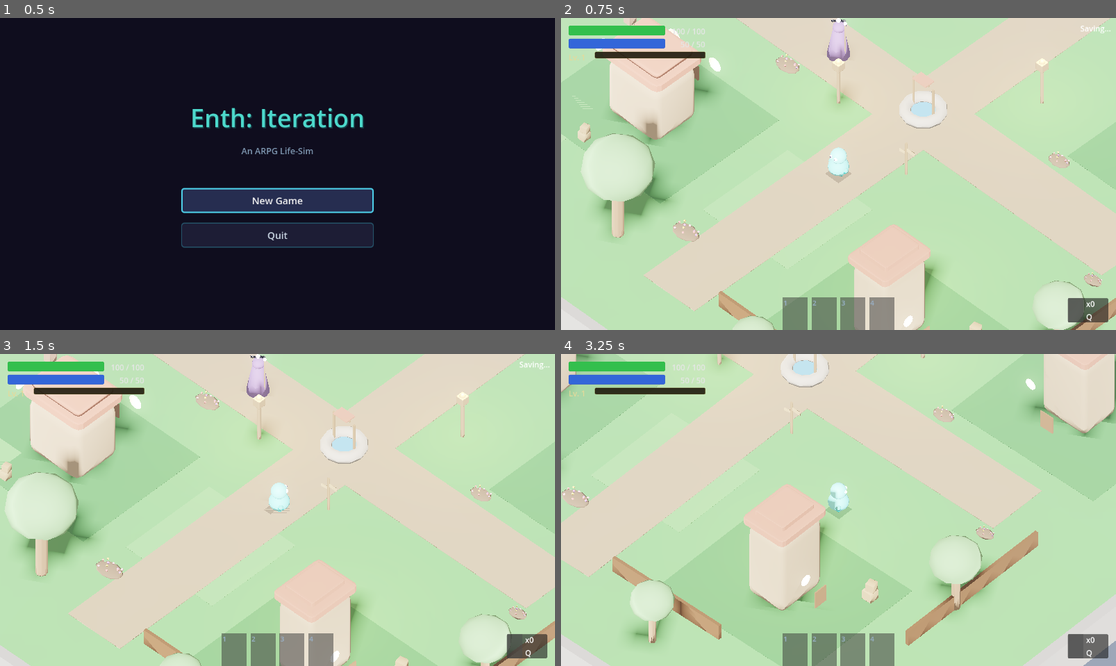
Above: before the commit, frames 1-4 (two rows, left to right).
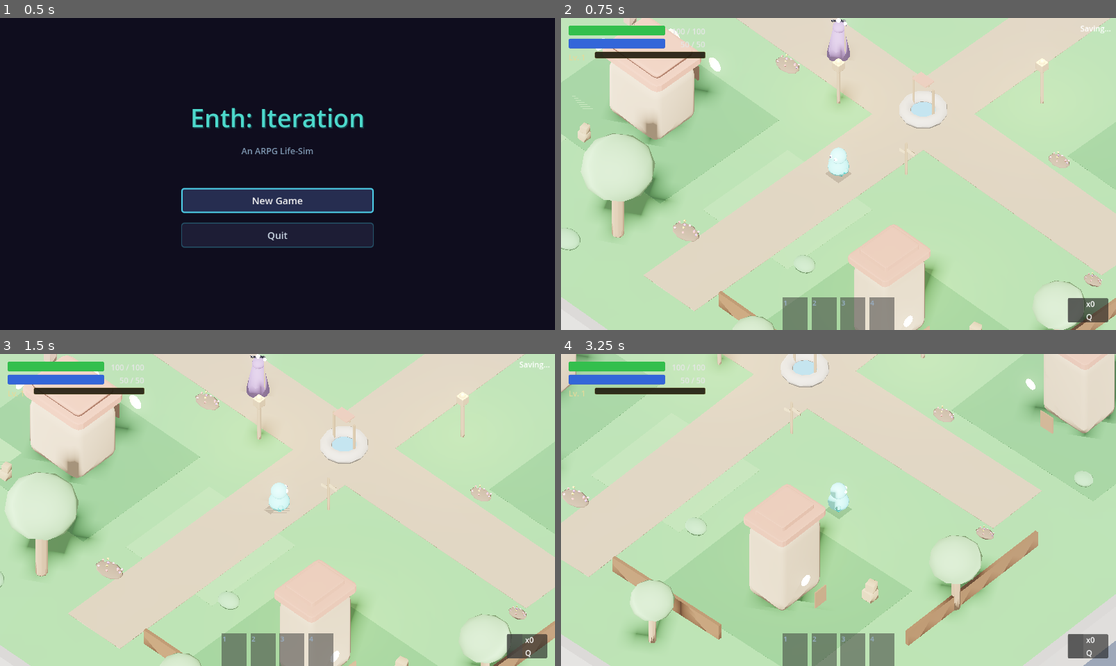
Above: after the commit, the same moments.

Repository: hwashburn1011/enth-iteration
Game: Godot game, scene res://scenes/main/MainMenu.tscn
Same seed, same stepped clock (60 frames per second), same inputs: the game is played once before the commit and once after it.
Inputs (mouse positions are in pixels of both pictures, inside the frame that each line leads up to):
- Up to frame 1 (0.5 s): no input
- Up to frame 2 (0.75 s): click "New Game" at 0.5 s
- Up to frame 3 (1.5 s): tap Enter at 1.25 s; move the mouse to (399, 494) at 1.27 s; hold D (move_right) from 1.28 s (still down); tap 1 (ability_1) at 1.35 s; click (399, 494) at 1.42 s
- Up to frame 4 (3.25 s): move the mouse to (727, 525) at 2.02 s; release D (move_right) at 2.03 s; hold S (move_back) 2.03-2.78 s; tap 2 (ability_2) at 2.1 s; move the mouse to (894, 441) at 2.77 s; hold D (move_right) from 2.78 s (still down); tap 3 (ability_3) at 2.85 s

Frame 1 is identical in both runs. In frame 2, 0.1% of the frame differs, in the area x 0-46%, y 65-82%; in frame 3, less than 0.1%; in frame 4, 0.2%, in the area x 22-96%, y 37-59%.

Commit message:
visual: stats panel, chest containers, bushes, pines, wall pipes
Character stats: sci-fi dark panel with cyan title, color-coded stat
names (processing=cyan, bandwidth=green, memory=purple, integrity=orange).

Containers: loot_chest.glb model loaded in Container._ready() with
subtle glow light. Players can see chests in loot rooms.

New Blender models (4):
- bush.glb: Wide low icosphere shrub
- pine_tree.glb: 3-layer cone pine tree
- wall_pipes.glb: Metal pipe bundle with cable and brackets

Town: 5 bushes + 3 pine trees added for vegetation variety.
Dungeon: wall pipe bundles on room walls for tech corridor feel.

Total Blender models: 26

Co-Authored-By: Claude Opus 4.6 (1M context) <noreply@anthropic.com>

Diff:
--- a/scenes/dungeon/interactables/container.gd
+++ b/scenes/dungeon/interactables/container.gd
@@ -19,6 +19,21 @@
 	body_entered.connect(_on_body_entered)
 	body_exited.connect(_on_body_exited)
 	_tooltip.visible = false
+	_build_chest_visual()
+
+
+func _build_chest_visual() -> void:
+	var glb: PackedScene = load("res://assets/models/props/loot_chest.glb") as PackedScene
+	if glb and _mesh:
+		var instance: Node3D = glb.instantiate() as Node3D
+		_mesh.add_child(instance)
+		# Add a subtle glow light
+		var light: OmniLight3D = OmniLight3D.new()
+		light.position = Vector3(0, 0.5, 0)
+		light.light_color = Color(0.2, 0.6, 0.7)
+		light.light_energy = 0.8
+		light.omni_range = 3.0
+		_mesh.add_child(light)
 
 
 func _unhandled_input(event: InputEvent) -> void:
--- a/scenes/dungeon/rooms/room_base.gd
+++ b/scenes/dungeon/rooms/room_base.gd
@@ -230,6 +230,21 @@
 	var half_x: float = plane.size.x / 2.0 - 1.5
 	var half_z: float = plane.size.y / 2.0 - 1.5
 
+	# Wall pipe bundles on all room types
+	var pipe_scene: PackedScene = load("res://assets/models/props/wall_pipes.glb") as PackedScene
+	if pipe_scene:
+		# Pipes along two walls
+		for wall_side: int in [0, 1]:
+			var pipes: Node3D = pipe_scene.instantiate() as Node3D
+			pipes.scale = Vector3(1, 1, 1)
+			geom.add_child(pipes)
+			if wall_side == 0:
+				pipes.position = Vector3(-half_x + 0.15, 0, 2.2)
+				pipes.rotation.y = PI / 2.0
+			else:
+				pipes.position = Vector3(half_x - 0.15, 0, 2.2)
+				pipes.rotation.y = -PI / 2.0
+
 	# Server racks along walls (combat and corridor rooms)
 	if room_type in ["combat", "corridor"]:
 		var rack_scene: PackedScene = load("res://assets/models/props/server_rack.glb") as PackedScene
--- a/scenes/town/town.gd
+++ b/scenes/town/town.gd
@@ -202,6 +202,16 @@
 
 	# --- Portal archway at dungeon entrance ---
 	_add_prop(geom, "res://assets/models/props/portal_archway.glb", Vector3(0, 0, -15), Vector3(1, 1, 1))
+
+	# --- Bushes and pine trees for variety ---
+	_add_prop(geom, "res://assets/models/props/bush.glb", Vector3(-13, 0, 0), Vector3(1, 1, 1))
+	_add_prop(geom, "res://assets/models/props/bush.glb", Vector3(13, 0, -3), Vector3(0.8, 0.8, 0.8))
+	_add_prop(geom, "res://assets/models/props/bush.glb", Vector3(-5, 0, 16), Vector3(1.1, 1.1, 1.1))
+	_add_prop(geom, "res://assets/models/props/bush.glb", Vector3(8, 0, -14), Vector3(0.7, 0.7, 0.7))
+	_add_prop(geom, "res://assets/models/props/bush.glb", Vector3(3, 0, 10), Vector3(0.9, 0.9, 0.9))
+	_add_prop(geom, "res://assets/models/props/pine_tree.glb", Vector3(-17, 0, 10), Vector3(0.8, 0.8, 0.8))
+	_add_prop(geom, "res://assets/models/props/pine_tree.glb", Vector3(17, 0, -5), Vector3(0.7, 0.7, 0.7))
+	_add_prop(geom, "res://assets/models/props/pine_tree.glb", Vector3(-10, 0, -16), Vector3(0.9, 0.9, 0.9))
 
 	# --- Detail props: barrels, crates, signpost, well ---
 	_add_prop(geom, "res://assets/models/props/barrel.glb", Vector3(-12, 0, -6), Vector3(1, 1, 1))
--- a/scripts/ui/character_stats_panel.gd
+++ b/scripts/ui/character_stats_panel.gd
@@ -13,12 +13,23 @@
 
 
 func populate(player: CharacterBody3D) -> void:
+	# Apply sci-fi panel style
+	var panel_style: StyleBoxFlat = StyleBoxFlat.new()
+	panel_style.bg_color = Color(0.06, 0.07, 0.14, 0.95)
+	panel_style.border_color = Color(0.15, 0.4, 0.5, 0.7)
+	panel_style.set_border_width_all(2)
+	panel_style.set_corner_radius_all(6)
+	panel_style.set_content_margin_all(14)
+	add_theme_stylebox_override(&"panel", panel_style)
+
 	var vbox: VBoxContainer = VBoxContainer.new()
 	vbox.add_theme_constant_override(&"separation", 6)
 
 	var title: Label = Label.new()
 	title.text = "Character Stats"
 	title.horizontal_alignment = HORIZONTAL_ALIGNMENT_CENTER
+	title.add_theme_color_override(&"font_color", Color(0.3, 0.85, 0.8))
+	title.add_theme_font_size_override(&"font_size", 22)
 	vbox.add_child(title)
 
 	var sep: HSeparator = HSeparator.new()
@@ -39,10 +50,17 @@
 		var equip_bonus: float = float(equip_bonuses.get(stat_name, 0.0))
 		var total: float = stats_comp.get_stat(stat_name)
 
+		var stat_colors: Dictionary = {
+			"processing": Color(0.3, 0.85, 0.85),
+			"bandwidth": Color(0.3, 0.85, 0.4),
+			"memory": Color(0.6, 0.4, 0.85),
+			"integrity": Color(0.85, 0.6, 0.2),
+		}
 		var hbox: HBoxContainer = HBoxContainer.new()
 		var name_lbl: Label = Label.new()
 		name_lbl.text = stat_name.capitalize()
 		name_lbl.custom_minimum_size = Vector2(100, 0)
+		name_lbl.add_theme_color_override(&"font_color", stat_colors.get(stat_name, Color.WHITE) as Color)
 		hbox.add_child(name_lbl)
 
 		var breakdown: RichTextLabel = RichTextLabel.new()
Not shown, added: assets/models/props/barrel.glb.import
Binary file added: assets/models/props/bush.glb
Not shown, added: assets/models/props/crate_stack.glb.import
Binary file added: assets/models/props/pine_tree.glb
Not shown, added: assets/models/props/signpost.glb.import
Not shown, added: assets/models/props/stone_well.glb.import
Binary file added: assets/models/props/wall_pipes.glb
